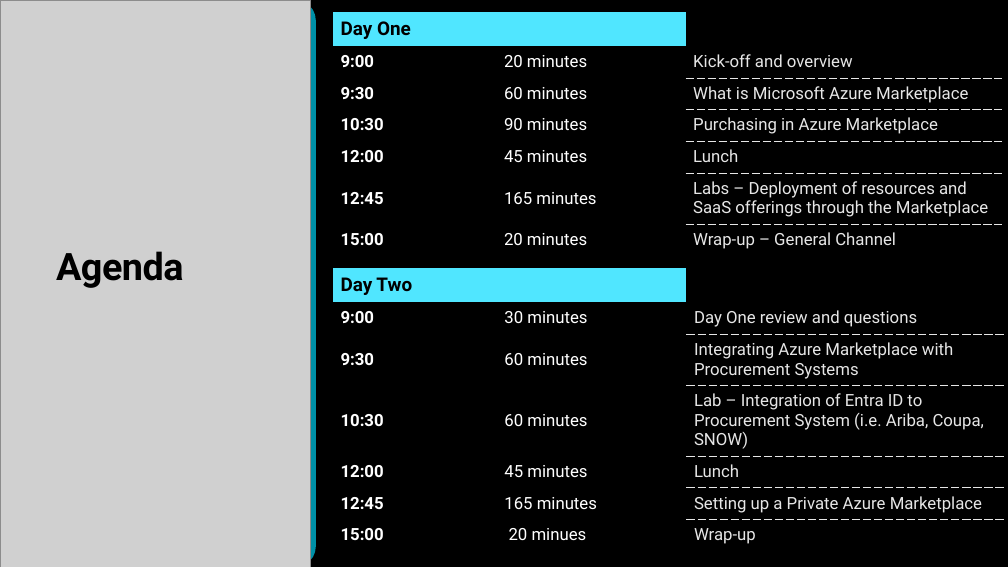
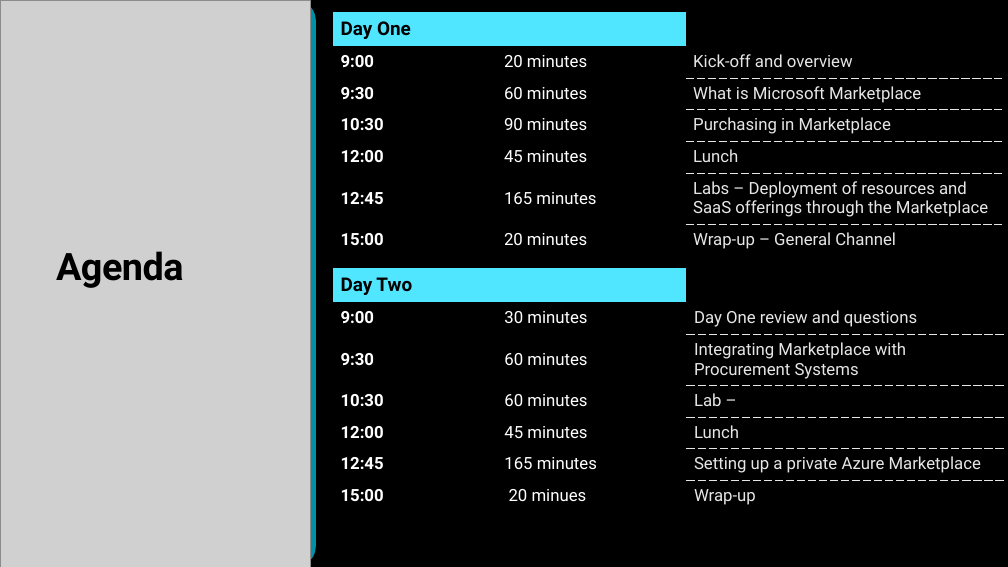
Before and after one commit to opsgility/marketplace, a slide deck: slide 5 of azure-marketplace-workshop/Day 2 - Skilling Deck for Microsoft Marketplace.pptx. Drawn at 1008x567 pixels with LibreOffice and Linux fonts; fonts in the diff are those of the drawing; grey boxes stand for pictures; background and template pictures are left out. Boxes give left, top, right and bottom in pixels: in the first picture for what was removed or moved away, otherwise in the second. Text is boxed around its words. In the diff, an @@ line names an element or a change of style, - is before the commit and + after.

Commit message:
PPT Files updated based on Microsoft SME feedback.

```diff
--- a/azure-marketplace-workshop/Day 2 - Skilling Deck for Microsoft Marketplace.pptx
+++ b/azure-marketplace-workshop/Day 2 - Skilling Deck for Microsoft Marketplace.pptx
@@ table at bbox=[333, 12, 1002, 261] @@
-row 3, column 3: What is Microsoft Azure Marketplace
+row 3, column 3: What is Microsoft Marketplace
-row 4, column 3: Purchasing in Azure Marketplace
+row 4, column 3: Purchasing in Marketplace
@@ table at bbox=[333, 268, 1004, 517] @@
-row 3, column 3: Integrating Azure Marketplace with Procurement Systems
+row 3, column 3: Integrating Marketplace with Procurement Systems
-row 4, column 3: Lab – Integration of Entra ID to Procurement System (i.e. Ariba, Coupa, SNOW)
+row 4, column 3: Lab –
-row 6, column 3: Setting up a Private Azure Marketplace
+row 6, column 3: Setting up a private Azure Marketplace
```
Also in this commit, not shown: 7 other slides changed, 1 other file.
